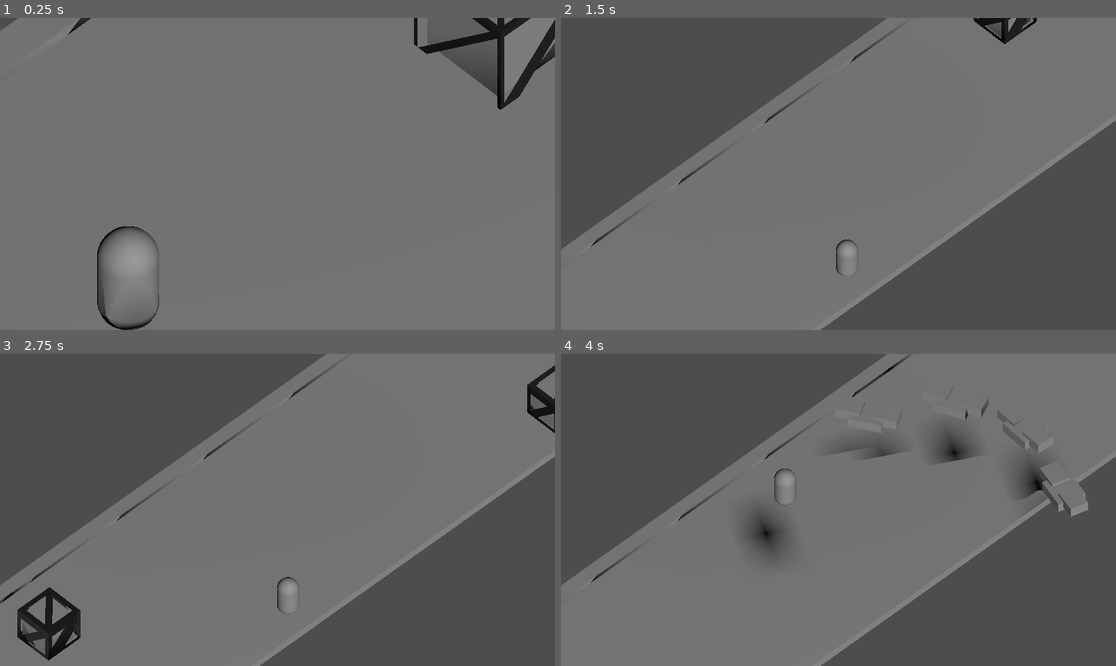
Above: before the commit, frames 1-4 (two rows, left to right).
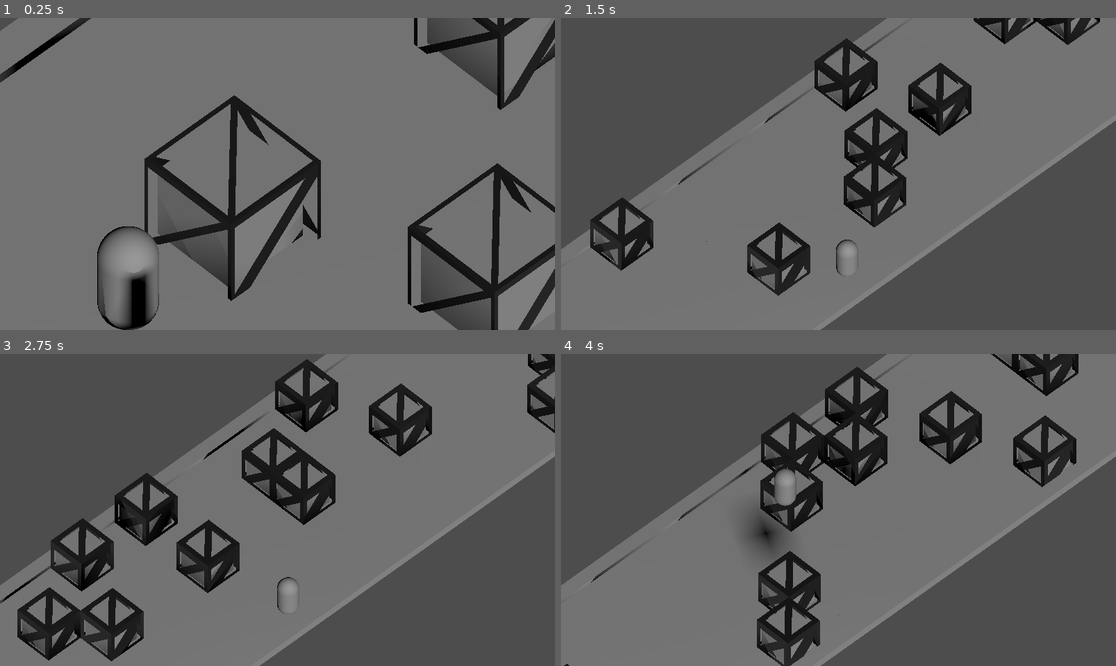
Above: after the commit, the same moments.

Repository: Jamming-Team/the-goat--burning-bridges
Game: Godot game, scene res://Scenes/world.tscn
Same seed, same stepped clock (60 frames per second), same inputs: the game is played once before the commit and once after it.
Inputs (mouse positions are in pixels of both pictures, inside the frame that each line leads up to):
- Up to frame 1 (0.25 s): no input
- Up to frame 2 (1.5 s): tap Enter (ui_accept) at 0.5 s; move the mouse to (960, 158) at 0.52 s; hold D (move_right) 0.53-1.25 s; hold Ctrl (crouch) 0.53-1.25 s; click (960, 158) at 0.67 s; tap Space (jump) at 0.77 s; drag from (727, 189) to (810, 236) at 1.27 s
- Up to frame 3 (2.75 s): move the mouse to (333, 441) at 2.02 s; hold D (move_right) from 2.03 s (still down); tap E at 2.1 s
- Up to frame 4 (4 s): release D (move_right) at 2.75 s; drag from (810, 572) to (672, 463) at 2.77 s; move the mouse to (1005, 556) at 3.52 s; hold A (move_left) from 3.53 s (still down); tap Alt at 3.6 s; tap Space (jump) at 3.77 s

The runs differ from the first frame. In frame 1, 12% of the frame differs, in the area x 0-100%, y 0-100%; in frame 2, 8.5%; in frame 3, 11%; in frame 4, 12%, in the area x 0-95%, y 0-100%.

Commit message:
Drones spawning in slots

Diff:
--- a/Scenes/drone.tscn
+++ b/Scenes/drone.tscn
@@ -6,6 +6,7 @@
 [sub_resource type="BoxMesh" id="BoxMesh_gsgi1"]
 
 [node name="Drone" type="Node3D"]
+transform = Transform3D(0.65, 0, 0, 0, 0.65, 0, 0, 0, 0.65, 0, 0, 0)
 script = ExtResource("1_iajtw")
 
 [node name="MeshInstance3D" type="MeshInstance3D" parent="."]
@@ -21,4 +22,3 @@
 mesh = SubResource("BoxMesh_gsgi1")
 
 [node name="ShakeThisComponent" parent="." instance=ExtResource("1_p2p4c")]
-transform = Transform3D(1, 0, 0, 0, 1, 0, 0, 0, 1, 0, 0, 0)
--- a/Scenes/road_exp_1.tscn
+++ b/Scenes/road_exp_1.tscn
@@ -331,7 +331,6 @@
 
 [node name="ObstaclePlacer" type="Node3D" parent="."]
 script = ExtResource("3_rqas5")
-max_count = 1
 
 [node name="T_RoadMaker" type="Node3D" parent="." node_paths=PackedStringArray("parent")]
 script = ExtResource("4_yu87f")
--- a/Scenes/world.tscn
+++ b/Scenes/world.tscn
@@ -10,7 +10,9 @@
 [ext_resource type="Script" path="res://addons/phantom_camera/scripts/phantom_camera_host/phantom_camera_host.gd" id="9_jbibu"]
 [ext_resource type="Script" path="res://Scripts/input_controller.gd" id="9_uym70"]
 [ext_resource type="Script" path="res://Scripts/camera_controller.gd" id="10_f7nh5"]
+[ext_resource type="PackedScene" uid="uid://dh8hd7v6g3ngb" path="res://Scenes/drone_slot.tscn" id="11_aeskm"]
 [ext_resource type="PackedScene" uid="uid://sdnwbdv48v6n" path="res://Scenes/drone.tscn" id="11_eo2h2"]
+[ext_resource type="Shader" path="res://Scripts/pixelTest.gdshader" id="12_187ri"]
 
 [sub_resource type="Curve3D" id="Curve3D_4sx3n"]
 _data = {
@@ -39,14 +41,21 @@
 
 [sub_resource type="BoxMesh" id="BoxMesh_p5sc6"]
 
+[sub_resource type="ShaderMaterial" id="ShaderMaterial_k7l5f"]
+shader = ExtResource("12_187ri")
+shader_parameter/x_pixel_size = null
+shader_parameter/y_pixel_size = null
+
 [node name="World" type="Node3D"]
 
-[node name="MainLoop" type="Node3D" parent="."]
+[node name="MainLoop" type="Node3D" parent="." node_paths=PackedStringArray("drone_slots")]
 unique_name_in_owner = true
 script = ExtResource("1_y5wyb")
 road_scene = ExtResource("2_kpmdb")
 road_speed = 10.0
 player_scene = ExtResource("3_w7hke")
+drone_slots = NodePath("../DroneSlotes")
+drone_scene = ExtResource("11_eo2h2")
 
 [node name="Path3D3" type="Path3D" parent="MainLoop"]
 transform = Transform3D(1, 0, 0, 0, 1, 0, 0, 0, 1, 0.055878, -0.140818, 0.144321)
@@ -112,29 +121,37 @@
 wait_time = 0.2
 one_shot = true
 
+[node name="SpawnDroneTimer" type="Timer" parent="MainLoop"]
+wait_time = 2.0
+autostart = true
+
+[node name="DroneSlotes" type="Node3D" parent="."]
+
+[node name="DroneSlot" parent="DroneSlotes" instance=ExtResource("11_aeskm")]
+transform = Transform3D(0.499501, 0, -0.866313, 0, 1, 0, 0.866313, 0, 0.499501, 4.17682, 1.60263, 1.48241)
+
+[node name="DroneSlot2" parent="DroneSlotes" instance=ExtResource("11_aeskm")]
+transform = Transform3D(0.400237, 0, -0.916412, 0, 1, 0, 0.916412, 0, 0.400237, 5.36986, 1.94742, 2.94308)
+
+[node name="DroneSlot3" parent="DroneSlotes" instance=ExtResource("11_aeskm")]
+transform = Transform3D(-0.0662043, 0, -0.997806, 0, 1, 0, 0.997806, 0, -0.0662043, 5.924, 1.94742, 4.79988)
+
+[node name="DroneSlot4" parent="DroneSlotes" instance=ExtResource("11_aeskm")]
+transform = Transform3D(-0.261684, 0, -0.965154, 0, 1, 0, 0.965154, 0, -0.261684, 5.33502, 1.75638, 6.69809)
+
 [node name="road_exp_1" parent="." instance=ExtResource("2_kpmdb")]
 visible = false
 
-[node name="Node3D" type="Node3D" parent="."]
-transform = Transform3D(-0.0662043, 0, -0.997806, 0, 1, 0, 0.997806, 0, -0.0662043, 5.924, 1.94742, 4.79988)
+[node name="CanvasLayer" type="CanvasLayer" parent="."]
+visible = false
+follow_viewport_enabled = true
 
-[node name="Drone" parent="Node3D" instance=ExtResource("11_eo2h2")]
-transform = Transform3D(0.579999, 0, -2.23517e-08, 0, 0.58, 0, 2.23517e-08, 0, 0.579999, 0, 0, 0)
+[node name="ColorRect" type="ColorRect" parent="CanvasLayer"]
+material = SubResource("ShaderMaterial_k7l5f")
+anchors_preset = 15
+anchor_right = 1.0
+anchor_bottom = 1.0
+grow_horizontal = 2
+grow_vertical = 2
 
-[node name="Node3D3" type="Node3D" parent="."]
-transform = Transform3D(0.400237, 0, -0.916412, 0, 1, 0, 0.916412, 0, 0.400237, 5.36986, 1.94742, 2.94308)
-
-[node name="Drone" parent="Node3D3" instance=ExtResource("11_eo2h2")]
-transform = Transform3D(0.579999, 0, -2.98023e-08, 0, 0.58, 0, 2.98023e-08, 0, 0.579999, 0, 0, 0)
-
-[node name="Node3D4" type="Node3D" parent="."]
-transform = Transform3D(0.499501, 0, -0.866313, 0, 1, 0, 0.866313, 0, 0.499501, 3.8854, 1.60263, 1.64026)
-
-[node name="Drone" parent="Node3D4" instance=ExtResource("11_eo2h2")]
-transform = Transform3D(0.579999, 0, -2.23517e-08, 0, 0.58, 0, 2.23517e-08, 0, 0.579999, 0, 0, 0)
-
-[node name="Node3D2" type="Node3D" parent="."]
-transform = Transform3D(-0.261684, 0, -0.965154, 0, 1, 0, 0.965154, 0, -0.261684, 5.33502, 1.75638, 6.69809)
-
-[node name="Drone" parent="Node3D2" instance=ExtResource("11_eo2h2")]
-transform = Transform3D(0.579999, 0, -2.23517e-08, 0, 0.58, 0, 2.23517e-08, 0, 0.579999, 0, 0, 0)
+[connection signal="timeout" from="MainLoop/SpawnDroneTimer" to="MainLoop" method="_on_spawn_drone_timer_timeout"]
--- a/Scripts/drone.gd
+++ b/Scripts/drone.gd
@@ -9,6 +9,7 @@
 	#pass
 	await _appear()
 	$ShakeThisComponent.start()
+	print_debug("_free_drone_slots_array.size() DRONE READY: " + self.name)
 
 # Called every frame. 'delta' is the elapsed time since the previous frame.
 func _process(delta):
--- a/Scripts/drone_slot.gd
+++ b/Scripts/drone_slot.gd
@@ -1,7 +1,8 @@
 class_name DroneSlot
 extends Node3D
 
-var slot_is_taken : bool = false
+var slot_is_free : bool = true
+var current_drone : Drone = null
 
 # Called when the node enters the scene tree for the first time.
 func _ready():
@@ -11,3 +12,12 @@
 # Called every frame. 'delta' is the elapsed time since the previous frame.
 func _process(delta):
 	pass
+
+func spawn_drone(drone_scene : PackedScene):
+	var drone = drone_scene.instantiate() as Drone
+	current_drone = drone
+	add_child(current_drone)
+	slot_is_free = false
+
+func kill_drone():
+	current_drone.queue_free()
--- a/Scripts/main_loop.gd
+++ b/Scripts/main_loop.gd
@@ -2,12 +2,12 @@
 
 @export var obstacle_placer : ObstaclePlacer
 @export var road_maker : RoadMaker
-
 @export var road_scene : PackedScene
 @export var road_speed : float = 2.0
 @export var roads_array : Array
-
 @export var player_scene : PackedScene
+@export var drone_slots : Node3D
+@export var drone_scene : PackedScene
 
 var queue = []
 var max_queue_size = 10
@@ -20,7 +20,9 @@
 var _tween : Tween
 var _physical_layers = []
 var _cur_player_position_type : Constants.PositionType
+var _free_drone_slots_array : Array
 
+@onready var spawn_drone_timer : Timer = $SpawnDroneTimer
 @onready var _roads_structure : Node3D = $RoadsStructure
 @onready var _input_controller : InputController = %InputController
 @onready var _move_cooldown_timer : Timer = $MoveCooldown
@@ -52,9 +54,11 @@
 	_initial_player_y = _player.position.y
 	_input_controller.jump_pressed.connect(process_jump)
 
+	for drone_slot in drone_slots.get_children():
+		_free_drone_slots_array.append(drone_slot)
+
 
 var move_for_value : float
-
 
 func _process(delta):
 	if (_cur_road_remaining_length > 0.0):
@@ -66,6 +70,8 @@
 	else:
 		do_update_structure()
 		_cur_road_remaining_length = (queue[_cur_road_ind] as RoadPiece).road_length + _cur_road_remaining_length
+
+
 
 @export var jump_height : float = 2
 @export var jump_length : float = 4
@@ -153,3 +159,19 @@
 	#print_debug((road_instance.cells_matrix[Vector2(1,1)] as Cell).position)
 	#(road_instance.obstacle_placer as ObstaclePlacer).place_obstacles(road_instance.cells_matrix, road_instance.road_width, road_instance.road_length_in_cells)
 	add_to_queue(road_instance)
+
+
+
+
+func _on_spawn_drone_timer_timeout():
+	var new_waiting_time = randf_range(2, 3)
+	spawn_drone_timer.wait_time = new_waiting_time
+	spawn_drone_timer.start()
+
+	if (_free_drone_slots_array.size() == 0):
+		return
+
+	print_debug("_free_drone_slots_array.size(): " + str(_free_drone_slots_array.size()))
+	var rand_drone_slot = _free_drone_slots_array[randi_range(0,_free_drone_slots_array.size() - 1)] as DroneSlot
+	rand_drone_slot.spawn_drone(drone_scene)
+	_free_drone_slots_array.erase(rand_drone_slot)
--- /dev/null
+++ b/Scripts/pixelTest.gdshader
@@ -0,0 +1,13 @@
+shader_type canvas_item;
+
+uniform int x_pixel_size : hint_range(1, 100);
+uniform int y_pixel_size : hint_range(1, 100);
+
+void fragment() {
+	vec2 correction = TEXTURE_PIXEL_SIZE * vec2(float(x_pixel_size), float(y_pixel_size)) / vec2(2.0);
+	vec2 texture_uv = floor(UV / TEXTURE_PIXEL_SIZE);
+	vec2 offset = vec2(float(int(texture_uv.x) % x_pixel_size), float(int(texture_uv.y) % y_pixel_size));
+	vec2 target = (texture_uv - offset) * TEXTURE_PIXEL_SIZE;
+	COLOR = texture(TEXTURE, target + correction );
+	COLOR = vec4(1,1,0, 1);
+}
--- a/Scripts/shake_this_component.gd
+++ b/Scripts/shake_this_component.gd
@@ -32,7 +32,7 @@
 		var rand_y = (randf() * 2 - 1)
 		var rand_z = (randf() * 2 - 1) /3
 		_movement_vector = Vector3(rand_x, rand_y, rand_z).normalized()
-		_target_position = _initial_position + max_position_change * _movement_vector
+		_target_position = _initial_position + max_position_change * 1 * _movement_vector
 		var mark_change = lerp(-max_angle_change, max_angle_change, inverse_lerp(-1, 1, -rand_x))
 		_target_rotation = Vector3(0, 0, mark_change)
 		t = 0.0
Not shown: 1 places in Scenes/world.tscn that only renumber resources
